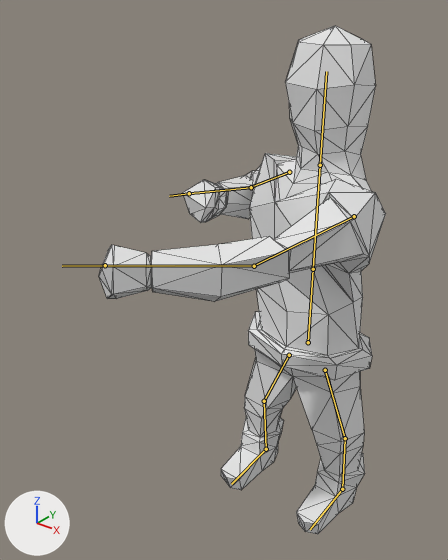
One commit to the Blender file Animations/ArcherShoot.blend: the scene before it, then after it.
Before and after are seen from a camera (50 mm lens) standing at (4.97, -8.69, 9.45) and looking at (-0.98, -1.24, 4.83). Every picture has the same lights, and +X, +Y and +Z are marked at lower left. Both versions are drawn at frame 7 of the action 'Armature.000Action.000'; the numbers are the values there. The bones that bend it are drawn over the model as lines. Mesh edges are drawn as thin lines.
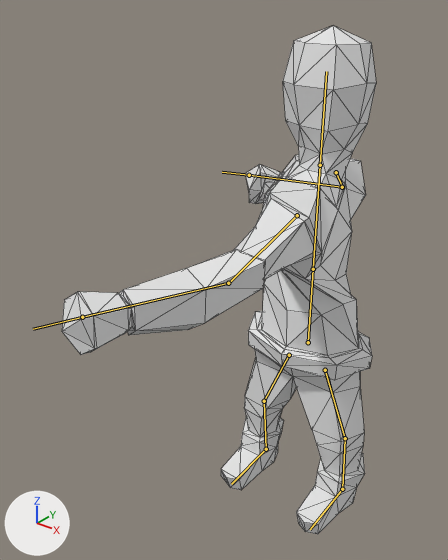
Boxes [x1, y1, x2, y2] around the edits, measured in the pictures (448 x 560 px):
'Cube', posed (9% wider)
    before: [99, 26, 386, 534]
    after: [62, 26, 376, 534]
bone 'Shoulder.L', root to tip
    before: (354, 216) to (254, 265)
    after: (297, 215) to (229, 283)

The edits, one by one:
Bone 'Chest' (bone_chest) turns from (0, -34, 0) to (0, -74, 0) degrees about its own x, y and z.
Bone 'Shoulder.L' (bone_shoulder_l) turns from (-18, 12, 67) to (-52, -33, 36) degrees about its own x, y and z.
Bone 'Head' (bone_head) turns from (0, 0, 0) to (0, 61, 0) degrees about its own x, y and z.
